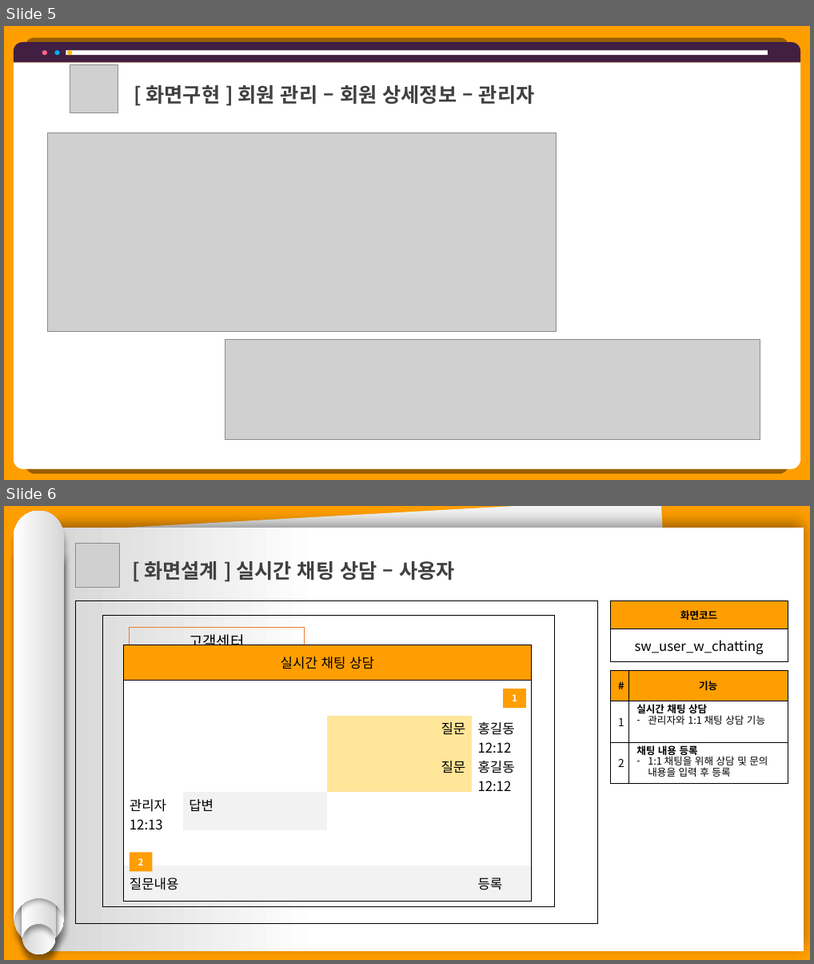
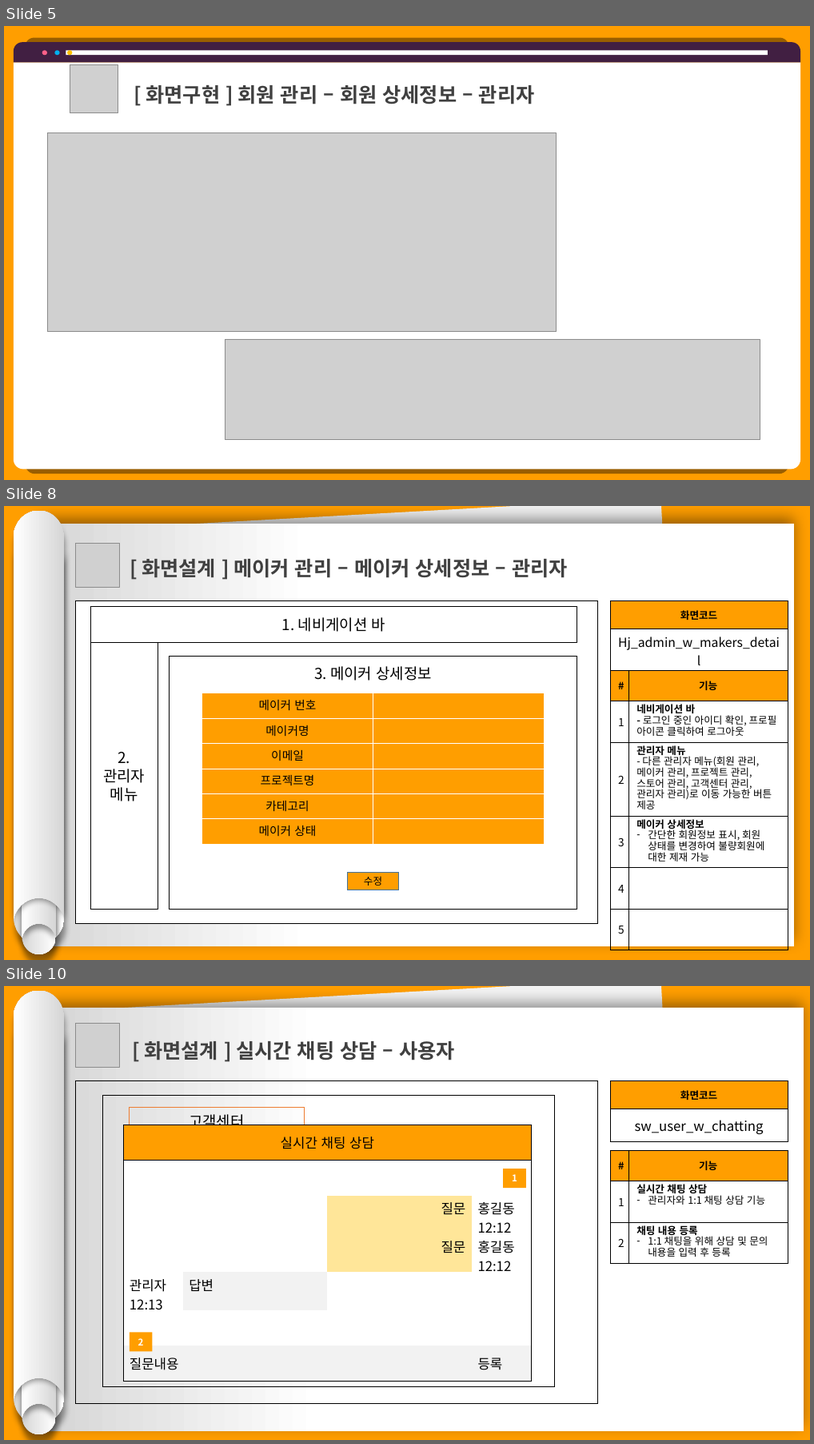
Before and after one commit to hhsw07/ezen-academy-projects, a slide deck: 0 발표용 파워포인트/0529 4차발표/0529 project06 - 파워포인트 - 송우.pptx. Shown one above the other, each under a label of ours: slides 5 and 6 before the commit, slides 5, 8 and 10 after it; the slides between them are not shown. The pictures are 814x964 and 814x1444 pixels, drawn with LibreOffice and Linux fonts; fonts in the diff are those of the drawing; grey boxes stand for pictures. Boxes give left, top, right and bottom in pixels: in the first picture for what was removed or moved away, otherwise in the second. Text is boxed around its words. In the diff, an @@ line names an element or a change of style, - is before the commit and + after.

```diff
--- a/0 발표용 파워포인트/0529 4차발표/0529 project06 - 파워포인트 - 송우.pptx
+++ b/0 발표용 파워포인트/0529 4차발표/0529 project06 - 파워포인트 - 송우.pptx
@@ slide 8 added at <box>4,506,810,960</box>, background #FF9E00 @@
@@ group added at <box>14,511,65,954</box>: 4 freeform shapes @@
@@ rectangle added at <box>39,524,795,947</box>, fill gradient #FFFFFF to #D7D7D7 @@
@@ rectangle added at <box>48,506,684,943</box>, fill #F2F2F2 @@
@@ picture added at <box>75,543,119,587</box> @@
@@ text added at <box>142,559,568,578</box>, 24 pt, text #404040, bold @@
+[ 화면설계 ] 메이커 관리 – 메이커 상세정보 – 관리자
@@ rectangle added at <box>75,601,598,924</box>, fill #FFFFFF, outline #000000 0.75 pt @@
@@ table added at <box>610,601,789,661</box>, 2 rows, 1 columns @@
+화면코드
+Hj_admin_w_makers_detail
@@ rectangle added at <box>90,606,578,642</box>, outline #000000 1 pt, 18 pt, text #000000 @@
+1. 네비게이션 바
@@ rectangle added at <box>90,643,158,909</box>, outline #000000 1 pt, 18 pt, text #000000 @@
+2. 관리자
+메뉴
@@ rectangle added at <box>169,656,578,908</box>, outline #000000 1 pt, 18 pt, text #000000 @@
+3. 메이커 상세정보
@@ table added at <box>610,670,789,939</box>, 6 rows, 2 columns @@
+# | 기능
+1 | 네비게이션 바 / - 로그인 중인 아이디 확인, 프로필 아이콘 클릭하여 로그아웃
+2 | 관리자 메뉴 / - 다른 관리자 메뉴(회원 관리, 메이커 관리, 프로젝트 관리, 스토어 관리, 고객센터 관리, 관리자 관리)로 이동 가능한 버튼 제공
+3 | 메이커 상세정보 / 간단한 회원정보 표시, 회원 상태를 변경하여 불량회원에 대한 제재 가능
+4 | 
+5 | 
@@ table added at <box>202,693,544,844</box>, 6 rows, 2 columns @@
+메이커 번호 | 
+메이커명 | 
+이메일 | 
+프로젝트명 | 
+카테고리 | 
+메이커 상태 | 
@@ rectangle added at <box>348,872,399,889</box>, fill #FF9E00, outline #43739E 1 pt, 12 pt, text #000000 @@
+수정
@@ what was slide 6 is now slide 10 @@
```
Also in this commit, not shown: 3 other slides added, 2 other files.
